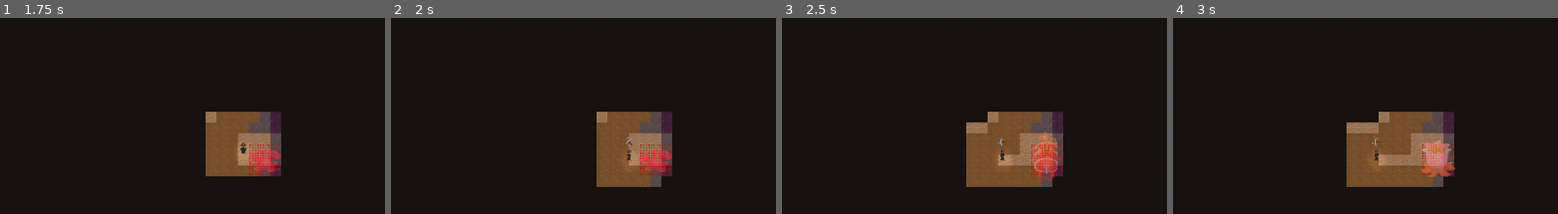
Above: before the commit, frames 1-4 (left to right).
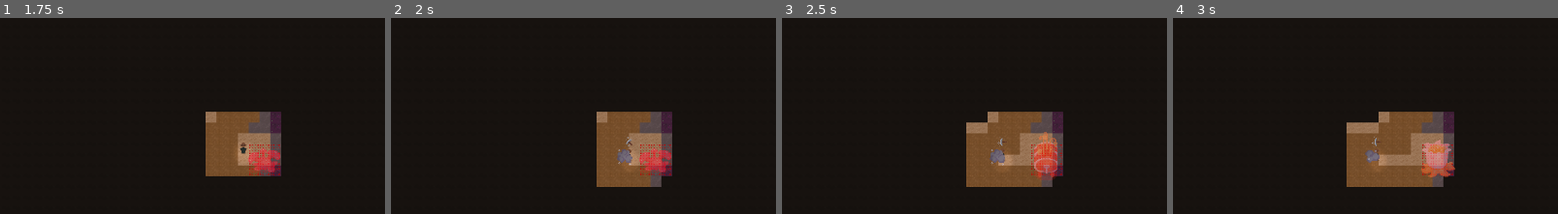
Above: after the commit, the same moments.

Repository: themoonforge/evergrove
Game: Godot game, scene res://world.tscn
Same seed, same stepped clock (60 frames per second), same inputs: the game is played once before the commit and once after it.
Inputs:
- Up to frame 1 (1.75 s): click "Spawn Dwarf" at 0.5 s; click "Food Hub" at 1.25 s
- Up to frame 2 (2 s): no input
- Up to frame 3 (2.5 s): click "Beer Hub" at 2 s
- Up to frame 4 (3 s): click "Energy Hub" at 2.75 s
The pictures show only the part of the screen within x 18-68%, y 23-73%; the shares and areas given below are measured in that part.

Frame 1 is identical in both runs. In frame 2, 0.2% of the frame differs, in the area x 58-63%, y 66-75%; in frame 3, 0.2%, in the area x 53-58%, y 66-76%; in frame 4, 0.2%.

Commit message:
add action effect

Diff:
--- a/evergrove/dwarf/Dwarf.tscn
+++ b/evergrove/dwarf/Dwarf.tscn
@@ -44,8 +44,11 @@
 [ext_resource type="Texture2D" uid="uid://dg4s7vsbkqcbi" path="res://dwarf/thin/hair/pigtails_base_right2.png" id="50_bnb1r"]
 [ext_resource type="Texture2D" uid="uid://h1idmsb2ertm" path="res://dwarf/light.png" id="51_d1oub"]
 [ext_resource type="Texture2D" uid="uid://jp56uc3l0g6q" path="res://dwarf/beer/beer1.png" id="51_epq61"]
+[ext_resource type="Texture2D" uid="uid://inm3k1w0cnk" path="res://dwarf/dust/dust1.png" id="51_odk3u"]
 [ext_resource type="Texture2D" uid="uid://dtp6gtdaufklt" path="res://dwarf/beer/beer2.png" id="52_8lj4m"]
+[ext_resource type="Texture2D" uid="uid://bisjwwocnk0ic" path="res://dwarf/dust/dust2.png" id="52_hp4v7"]
 [ext_resource type="Texture2D" uid="uid://b6jkkm4lent4" path="res://dwarf/food/food1.png" id="53_tupv2"]
+[ext_resource type="Texture2D" uid="uid://wlufure3rfcb" path="res://dwarf/dust/dust3.png" id="53_v265o"]
 [ext_resource type="Texture2D" uid="uid://cocq3eyna4ea7" path="res://dwarf/food/food2.png" id="54_2ggct"]
 [ext_resource type="Texture2D" uid="uid://bh5ikmwcyi8c7" path="res://dwarf/pickaxe/pickaxe1.png" id="55_qm2om"]
 [ext_resource type="Texture2D" uid="uid://qebsctgxrso0" path="res://dwarf/pickaxe/pickaxe2.png" id="56_rfcbn"]
@@ -398,6 +401,11 @@
 
 [sub_resource type="SpriteFrames" id="SpriteFrames_cignr"]
 animations = [{
+"frames": [],
+"loop": true,
+"name": &"building_effect",
+"speed": 5.0
+}, {
 "frames": [{
 "duration": 1.0,
 "texture": ExtResource("51_epq61")
@@ -438,6 +446,43 @@
 "duration": 1.0,
 "texture": ExtResource("58_uco67")
 }],
+"loop": true,
+"name": &"sleeping_effect",
+"speed": 5.0
+}]
+
+[sub_resource type="SpriteFrames" id="SpriteFrames_nmf58"]
+animations = [{
+"frames": [],
+"loop": true,
+"name": &"building_effect",
+"speed": 5.0
+}, {
+"frames": [],
+"loop": true,
+"name": &"drinking_effect",
+"speed": 5.0
+}, {
+"frames": [],
+"loop": true,
+"name": &"eating_effect",
+"speed": 5.0
+}, {
+"frames": [{
+"duration": 1.0,
+"texture": ExtResource("51_odk3u")
+}, {
+"duration": 1.0,
+"texture": ExtResource("52_hp4v7")
+}, {
+"duration": 1.0,
+"texture": ExtResource("53_v265o")
+}],
+"loop": true,
+"name": &"mining_effect",
+"speed": 5.0
+}, {
+"frames": [],
 "loop": true,
 "name": &"sleeping_effect",
 "speed": 5.0
@@ -487,9 +532,9 @@
 
 [node name="EffectAnimator" type="AnimatedSprite2D" parent="."]
 visible = false
-z_index = 1
+z_index = 2
 sprite_frames = SubResource("SpriteFrames_cignr")
-animation = &"drinking_effect"
+animation = &"building_effect"
 offset = Vector2(0, -27)
 
 [node name="PointLight2D" type="PointLight2D" parent="."]
@@ -500,3 +545,11 @@
 range_z_min = -1023
 range_z_max = 100
 texture = ExtResource("51_d1oub")
+
+[node name="ActionEffectAnimator" type="AnimatedSprite2D" parent="."]
+visible = false
+z_index = 1
+position = Vector2(1, 22)
+sprite_frames = SubResource("SpriteFrames_nmf58")
+animation = &"mining_effect"
+offset = Vector2(0, -27)
--- a/evergrove/dwarf/dwarf.gd
+++ b/evergrove/dwarf/dwarf.gd
@@ -7,6 +7,7 @@
 @export var current_dungeon_layer: DungeonLayer
 
 @onready var effect_animator: AnimatedSprite2D = $"./EffectAnimator"
+@onready var action_effect_animator: AnimatedSprite2D = $"./ActionEffectAnimator"
 
 var body_animator: AnimatedSprite2D
 var clothing_animator: AnimatedSprite2D
@@ -72,6 +73,8 @@
 	#IRO
 }
 
+@export var action_effect_animator_position: Vector2
+
 func set_current_position(my_position: Vector2i, level: int, force: bool = false) -> void:
 	if !force && current_position == my_position && current_level == level:
 		return
@@ -80,6 +83,7 @@
 	current_dungeon_layer.clear_fow(my_position, view_range)
 
 func _ready():
+	action_effect_animator_position = action_effect_animator.position
 	var rng = RandomNumberGenerator.new()
 	rng.randi_range(0, 1)
 	#var random_type = rng.randi_range(0, 1)
@@ -157,6 +161,26 @@
 		animator.stop()
 		animator.visible = false
 
+func play_effect(animation: String) -> void:
+	play_animation(effect_animator, animation)
+	play_animation(action_effect_animator, animation)
+
+	match walking_direction:
+		Utils.WalkingDirection.FRONT:
+			action_effect_animator.position = action_effect_animator_position + Vector2(0, -Utils.TILE_SIZE_HALF)
+		Utils.WalkingDirection.BACK:
+			action_effect_animator.position = action_effect_animator_position + Vector2(0, Utils.TILE_SIZE_HALF)
+		Utils.WalkingDirection.LEFT:
+			action_effect_animator.position = action_effect_animator_position + Vector2(-Utils.TILE_SIZE_HALF, 0)
+		Utils.WalkingDirection.RIGHT:
+			action_effect_animator.position = action_effect_animator_position + Vector2(Utils.TILE_SIZE_HALF, 0)
+		Utils.WalkingDirection.DEFAULT:
+			action_effect_animator.position = action_effect_animator_position
+
+func stop_effect() -> void:
+	stop_animation(effect_animator)
+	stop_animation(action_effect_animator)
+
 func play_character_animation(animation: String) -> void:
 	var body_animation_name = ""
 	match skin:
@@ -191,9 +215,9 @@
 	match behaviour:
 		Utils.Behaviour.IDLE:
 			play_character_animation(idle_animation)
-			stop_animation(effect_animator)
+			stop_effect()
 		Utils.Behaviour.WALKING:
-			stop_animation(effect_animator)
+			stop_effect()
 			match walking_direction:
 				Utils.WalkingDirection.FRONT:
 					play_character_animation(walking_front_animation)
@@ -206,7 +230,7 @@
 				Utils.WalkingDirection.DEFAULT:
 					play_character_animation(walking_default_animation)
 		Utils.Behaviour.SWIMMING:
-			stop_animation(effect_animator)
+			stop_effect()
 			match walking_direction:
 				Utils.WalkingDirection.FRONT:
 					play_character_animation(swiming_front_animation)
@@ -219,7 +243,7 @@
 				Utils.WalkingDirection.DEFAULT:
 					play_character_animation(swiming_default_animation)
 		Utils.Behaviour.MINING:
-			play_animation(effect_animator, mining_effect)
+			play_effect(mining_effect)
 			match walking_direction:
 				Utils.WalkingDirection.FRONT:
 					play_character_animation(mining_front_animation)
@@ -232,13 +256,13 @@
 				Utils.WalkingDirection.DEFAULT:
 					play_character_animation(mining_default_animation)
 		Utils.Behaviour.SLEEPING:
-			play_animation(effect_animator, sleeping_effect)
+			play_effect(sleeping_effect)
 			play_character_animation(sleeping_animation)
 		Utils.Behaviour.EATING:
-			play_animation(effect_animator, eating_effect)
+			play_effect(eating_effect)
 			play_character_animation(eating_animation)
 		Utils.Behaviour.DRINKING:
-			play_animation(effect_animator, drinking_effect)
+			play_effect(drinking_effect)
 			play_character_animation(drinking_animation)
 
 
Not shown: 1 places in evergrove/dwarf/Dwarf.tscn that only renumber resources
